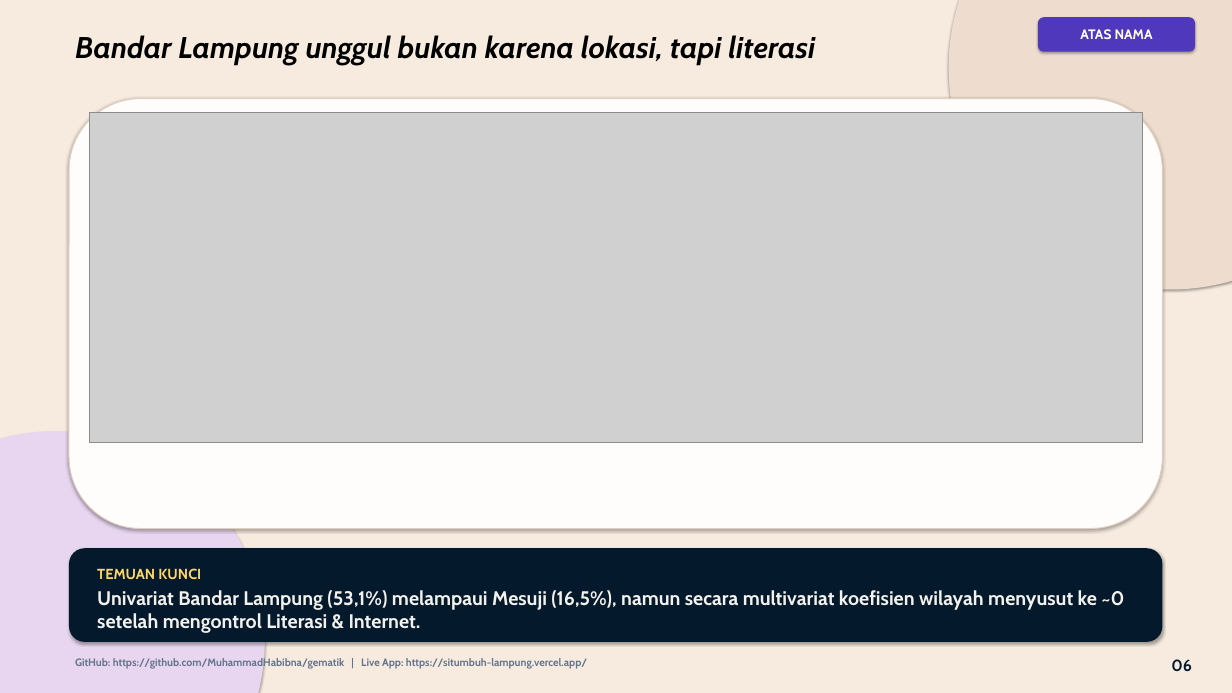
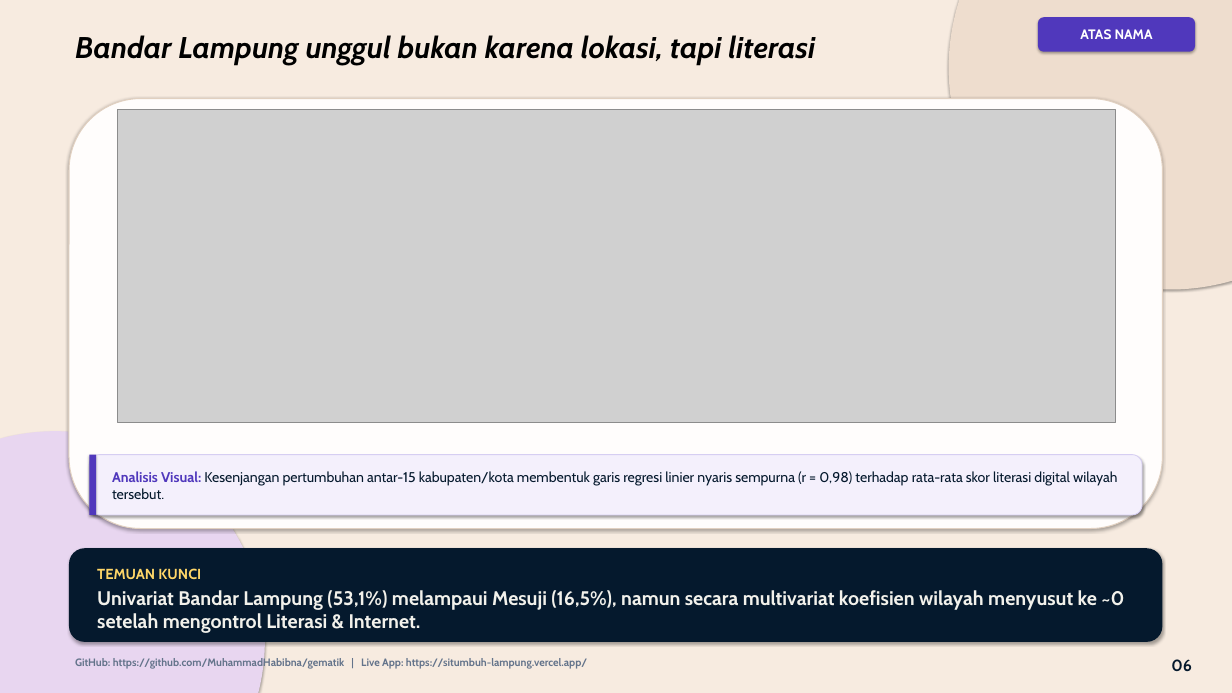
Before and after one commit to MuhammadHabibna/gematik, a slide deck: slide 6 of HASIL_PENELITIAN_ATAS_NAMA/Atas_Nama_Presentasi_Final.pptx. Drawn at 1232x693 pixels with LibreOffice and Linux fonts; fonts in the diff are those of the drawing; grey boxes stand for pictures. Boxes give left, top, right and bottom in pixels: in the first picture for what was removed or moved away, otherwise in the second. Text is boxed around its words. In the diff, an @@ line names an element or a change of style, - is before the commit and + after.

Commit message:
Add 1-sentence Analisis Visual box under every chart in PPTX

```diff
--- a/HASIL_PENELITIAN_ATAS_NAMA/Atas_Nama_Presentasi_Final.pptx
+++ b/HASIL_PENELITIAN_ATAS_NAMA/Atas_Nama_Presentasi_Final.pptx
@@ picture resized from (x1=89, y1=112, x2=1143, y2=442) to (x1=117, y1=110, x2=1115, y2=423) @@
@@ rounded rectangle added at (x1=89, y1=455, x2=1142, y2=515), fill #F4F0FC, outline #D6CEF2 1 pt @@
@@ rectangle added at (x1=89, y1=455, x2=96, y2=515), fill #5038BC @@
@@ text added at (x1=112, y1=471, x2=1117, y2=499), 16.5 pt, text #05192D @@
+Analisis Visual: Kesenjangan pertumbuhan antar-15 kabupaten/kota membentuk garis regresi linier nyaris sempurna (r = 0,98) terhadap rata-rata skor literasi digital wilayah tersebut.
```
Also in this commit, not shown: 7 other slides changed.
